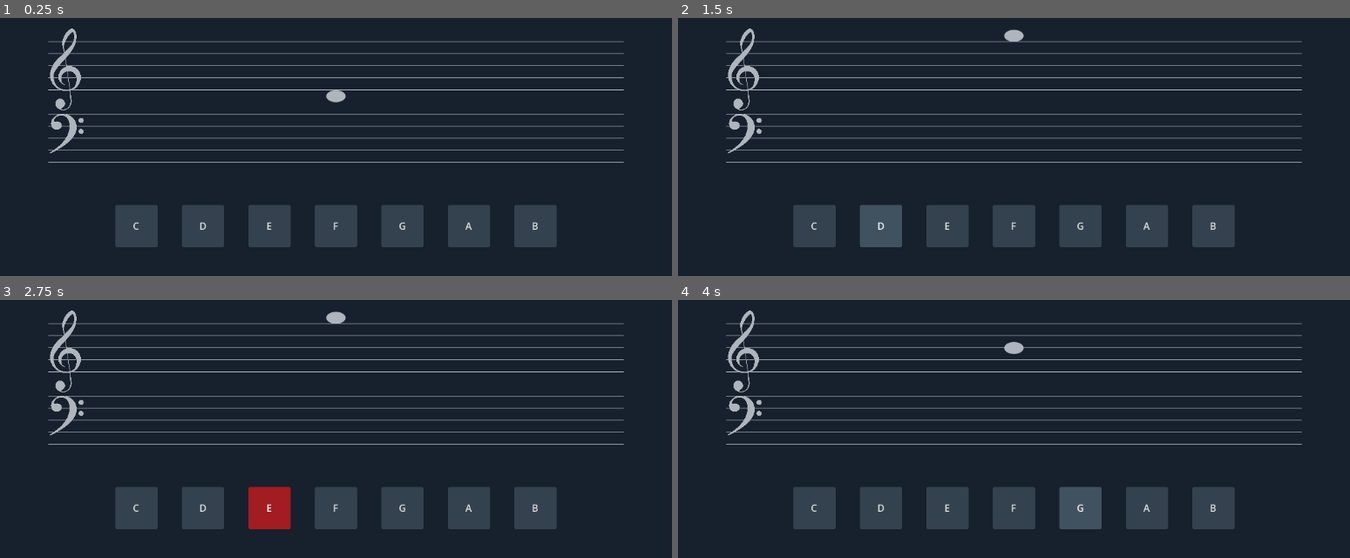
Above: before the commit, frames 1-4 (two rows, left to right).
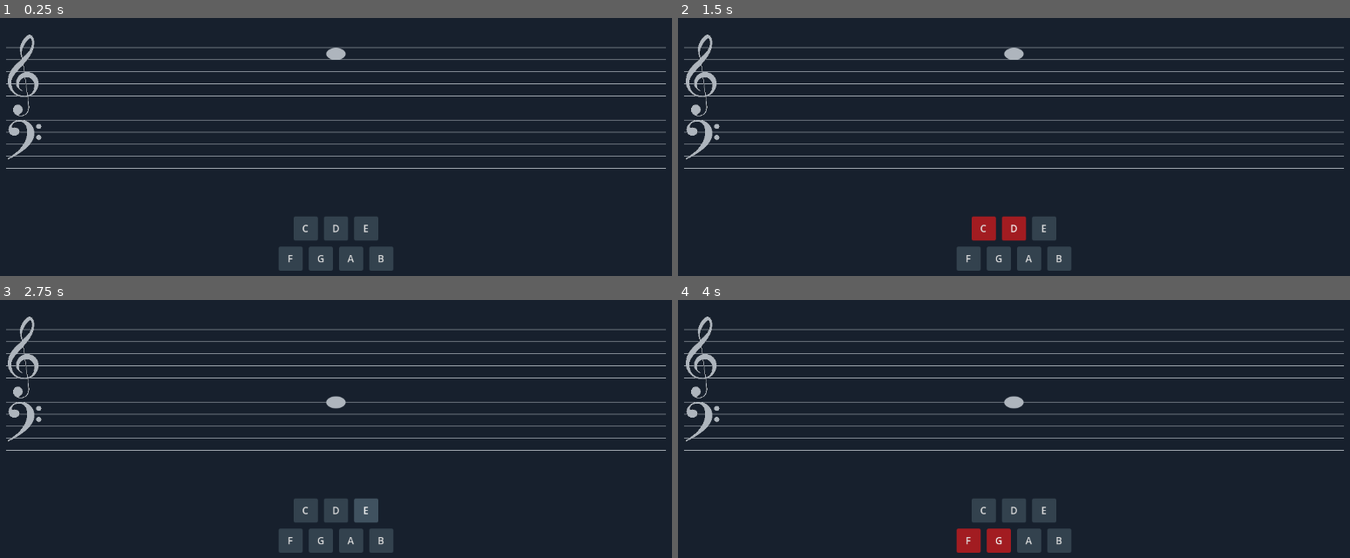
Above: after the commit, the same moments.

Repository: kenny-skaggs/music-theory-practice
Game: Godot game, scene res://note_identification.tscn
Two runs of this game, one before a commit and one after it. Both use one fixed random seed, a clock stepped at 60 frames per second and the inputs below.
Inputs:
- Up to frame 1 (0.25 s): no input
- Up to frame 2 (1.5 s): click "C" at 0.5 s; click "D" at 1.25 s
- Up to frame 3 (2.75 s): click "E" at 2 s
- Up to frame 4 (4 s): click "F" at 2.75 s; click "G" at 3.5 s

The runs differ from the first frame. In frame 1, 18% of the frame differs, in the area x 0-100%, y 4-98%; in frame 2, 18%; in frame 3, 18%; in frame 4, 18%.

Commit message:
ui updates and recompiled engine

Diff:
--- a/common.gd
+++ b/common.gd
@@ -25,3 +25,6 @@
 			notes_by_name[note_name] = new_note
 
 			pitch_index += 1
+
+func is_mobile_system() -> bool:
+	return OS.has_feature('web_android') or OS.has_feature('web_ios')
--- a/note_identification.gd
+++ b/note_identification.gd
@@ -1,12 +1,19 @@
 extends Control
 
-@onready var staff: Staff = $Staff
-@onready var treble_cleff: Node2D = $treble_cleff
-@onready var bass_clef: Node2D = $BassClef
-@onready var note_selection: NoteSelection = $NoteSelection
+const WideScreenBreakpoint := 800
+
+@onready var staff: Staff = $MarginContainer/BoxContainer/Staff
+@onready var treble_cleff: Node2D = $MarginContainer/BoxContainer/treble_cleff
+@onready var bass_clef: Node2D = $MarginContainer/BoxContainer/BassClef
+@onready var note_selection: NoteSelection = $MarginContainer/BoxContainer/NoteSelection
 @onready var background: ColorRect = $background
 
-var note_list := ['C4', 'D4', 'E4', 'F4', 'G4', 'A4', 'B4', 'C5', 'D5', 'E5', 'F5', 'G5', 'A5']
+@onready var box_container: BoxContainer = $MarginContainer/BoxContainer
+
+var note_list := [
+	'E2', 'F2', 'G2', 'A2', 'B2', 'C3', 'D3', 'E3', 'F3', 'G3', 'A3', 'B3',
+	'C4', 'D4', 'E4', 'F4', 'G4', 'A4', 'B4', 'C5', 'D5', 'E5', 'F5', 'G5', 'A5'
+]
 var current_note: Note
 
 
@@ -14,7 +21,15 @@
 	background.color = Common.background_color
 
 	_set_note_position()
+	_position_cleffs()
 
+	if not Common.is_mobile_system():
+		note_selection.size_flags_vertical = Control.SIZE_SHRINK_BEGIN | Control.SIZE_EXPAND
+
+func _set_note_position() -> void:
+	staff.render_note(_select_new_note())
+
+func _position_cleffs() -> void:
 	var g4_position = staff.get_note_position(Common.notes_by_name['G4'])
 	treble_cleff.position = Vector2(
 		staff.position.x,
@@ -25,13 +40,6 @@
 		staff.position.x,
 		staff.position.y + f3_position.y
 	)
-
-func _on_gui_input(event: InputEvent) -> void:
-	if event.is_action_pressed('primary_interact'):
-		_set_note_position()
-
-func _set_note_position() -> void:
-	staff.render_note(_select_new_note())
 
 func _select_new_note() -> Note:
 	var note_name = note_list.pick_random()
@@ -47,3 +55,16 @@
 		_set_note_position()
 	else:
 		note_selection.mark_selection_incorrect(pitch_class)
+
+func _on_resized() -> void:
+	if Common.is_mobile_system() and box_container:
+		var should_show_narrow_layout := size.x <= WideScreenBreakpoint
+		box_container.vertical = should_show_narrow_layout
+		note_selection.vertical = not should_show_narrow_layout
+		if should_show_narrow_layout:
+			note_selection.show_narrow_layout()
+		else:
+			note_selection.show_wide_layout()
+
+	if treble_cleff:
+		_position_cleffs()
--- a/note_identification.tscn
+++ b/note_identification.tscn
@@ -24,30 +24,38 @@
 grow_vertical = 2
 color = Color(0, 0, 0, 1)
 
-[node name="Staff" parent="." unique_id=688604114 instance=ExtResource("2_k117p")]
+[node name="MarginContainer" type="MarginContainer" parent="." unique_id=1610942755]
 layout_mode = 1
-anchors_preset = -1
+anchors_preset = 15
 anchor_right = 1.0
-offset_left = 100.0
-offset_top = 40.0
-offset_right = -100.0
-offset_bottom = 120.0
+anchor_bottom = 1.0
 grow_horizontal = 2
+grow_vertical = 2
+theme_override_constants/margin_left = 30
+theme_override_constants/margin_top = 30
+theme_override_constants/margin_right = 30
+theme_override_constants/margin_bottom = 30
 
-[node name="treble_cleff" parent="." unique_id=342873850 instance=ExtResource("5_ho5vk")]
+[node name="BoxContainer" type="BoxContainer" parent="MarginContainer" unique_id=1255090163]
+layout_mode = 2
+theme_override_constants/separation = 80
+alignment = 1
+vertical = true
 
-[node name="BassClef" parent="." unique_id=604436036 instance=ExtResource("6_lxufx")]
+[node name="Staff" parent="MarginContainer/BoxContainer" unique_id=688604114 instance=ExtResource("2_k117p")]
+layout_mode = 2
+size_flags_horizontal = 3
+size_flags_vertical = 4
 
-[node name="NoteSelection" parent="." unique_id=153440927 instance=ExtResource("6_sedjs")]
-layout_mode = 1
-anchors_preset = 5
-anchor_left = 0.5
-anchor_right = 0.5
-offset_left = -395.0
-offset_top = 314.0
-offset_right = 395.0
-offset_bottom = 378.0
-grow_vertical = 1
+[node name="treble_cleff" parent="MarginContainer/BoxContainer" unique_id=342873850 instance=ExtResource("5_ho5vk")]
+
+[node name="BassClef" parent="MarginContainer/BoxContainer" unique_id=604436036 instance=ExtResource("6_lxufx")]
+
+[node name="NoteSelection" parent="MarginContainer/BoxContainer" unique_id=153440927 instance=ExtResource("6_sedjs")]
+layout_mode = 2
+size_flags_horizontal = 4
+size_flags_vertical = 6
 
 [connection signal="gui_input" from="." to="." method="_on_gui_input"]
-[connection signal="did_select" from="NoteSelection" to="." method="_on_note_selection_did_select"]
+[connection signal="resized" from="." to="." method="_on_resized"]
+[connection signal="did_select" from="MarginContainer/BoxContainer/NoteSelection" to="." method="_on_note_selection_did_select"]
--- a/note_selection.gd
+++ b/note_selection.gd
@@ -1,18 +1,42 @@
-class_name NoteSelection extends Control
+class_name NoteSelection extends FlowContainer
 
 signal did_select(pitch_class: Common.PitchClass)
 
 const WrongSelectionStyle: StyleBox = preload("res://wrong_answer_style.tres")
 
-@onready var button_container: FlowContainer = $button_container
-@onready var c_button: Button = $button_container/c_button
-@onready var d_button: Button = $button_container/d_button
-@onready var e_button: Button = $button_container/e_button
-@onready var f_button: Button = $button_container/f_button
-@onready var g_button: Button = $button_container/g_button
-@onready var a_button: Button = $button_container/a_button
-@onready var b_button: Button = $button_container/b_button
+const MobileButtonSeperation := 40
+const DesktopButtonSeperation := 10
 
+@onready var group_1: FlowContainer = $group_1
+@onready var group_2: FlowContainer = $group_2
+
+@onready var c_button: Button = $group_1/c_button
+@onready var d_button: Button = $group_1/d_button
+@onready var e_button: Button = $group_1/e_button
+@onready var f_button: Button = $group_2/f_button
+@onready var g_button: Button = $group_2/g_button
+@onready var a_button: Button = $group_2/a_button
+@onready var b_button: Button = $group_2/b_button
+
+
+func _ready() -> void:
+	for container: FlowContainer in [self, group_1, group_2]:
+		container.add_theme_constant_override(
+			'h_separation',
+			MobileButtonSeperation if Common.is_mobile_system() else DesktopButtonSeperation
+		)
+		container.add_theme_constant_override(
+			'v_separation',
+			MobileButtonSeperation if Common.is_mobile_system() else DesktopButtonSeperation
+		)
+
+func show_narrow_layout() -> void:
+	group_1.vertical = true
+	group_2.vertical = true
+
+func show_wide_layout() -> void:
+	group_1.vertical = false
+	group_2.vertical = false
 
 func mark_selection_incorrect(pitch_class: Common.PitchClass) -> void:
 	var button: Button
@@ -35,7 +59,9 @@
 	_set_incorrect_style(button)
 
 func clear_incorrect_answers() -> void:
-	for button in button_container.get_children():
+	for button in [
+		c_button, d_button, e_button, f_button, g_button, a_button, b_button
+	]:
 		_clear_style(button)
 
 func _on_button_pressed(pitch_class: Common.PitchClass) -> void:
--- a/note_selection.tscn
+++ b/note_selection.tscn
@@ -3,19 +3,7 @@
 [ext_resource type="Script" uid="uid://cqv4vggjvweuw" path="res://note_selection.gd" id="1_n47ol"]
 [ext_resource type="PackedScene" uid="uid://bsgjhp1vc0b5l" path="res://selection_button.tscn" id="2_g24y7"]
 
-[node name="NoteSelection" type="Control" unique_id=153440927]
-layout_mode = 3
-anchors_preset = 0
-offset_left = -300.0
-offset_top = -50.0
-offset_right = 300.0
-offset_bottom = 50.0
-grow_horizontal = 2
-grow_vertical = 2
-script = ExtResource("1_n47ol")
-
-[node name="button_container" type="FlowContainer" parent="." unique_id=59460488]
-layout_mode = 1
+[node name="NoteSelection" type="FlowContainer" unique_id=185700045]
 anchors_preset = 15
 anchor_right = 1.0
 anchor_bottom = 1.0
@@ -24,44 +12,54 @@
 theme_override_constants/h_separation = 40
 theme_override_constants/v_separation = 40
 alignment = 1
+script = ExtResource("1_n47ol")
 
-[node name="c_button" parent="button_container" unique_id=1760167472 instance=ExtResource("2_g24y7")]
+[node name="group_1" type="FlowContainer" parent="." unique_id=788577260]
+layout_mode = 2
+vertical = true
+
+[node name="c_button" parent="group_1" unique_id=1760167472 instance=ExtResource("2_g24y7")]
 layout_mode = 2
 
-[node name="d_button" parent="button_container" unique_id=1424254076 instance=ExtResource("2_g24y7")]
+[node name="d_button" parent="group_1" unique_id=1424254076 instance=ExtResource("2_g24y7")]
 layout_mode = 2
 text = "D"
 pitch_class = 1
 
-[node name="e_button" parent="button_container" unique_id=435178177 instance=ExtResource("2_g24y7")]
+[node name="e_button" parent="group_1" unique_id=435178177 instance=ExtResource("2_g24y7")]
 layout_mode = 2
 text = "E"
 pitch_class = 2
 
-[node name="f_button" parent="button_container" unique_id=1019016903 instance=ExtResource("2_g24y7")]
+[node name="group_2" type="FlowContainer" parent="." unique_id=1217799801]
+layout_mode = 2
+vertical = true
+
+[node name="f_button" parent="group_2" unique_id=1019016903 instance=ExtResource("2_g24y7")]
 layout_mode = 2
 text = "F"
 pitch_class = 3
 
-[node name="g_button" parent="button_container" unique_id=1964283704 instance=ExtResource("2_g24y7")]
+[node name="g_button" parent="group_2" unique_id=1964283704 instance=ExtResource("2_g24y7")]
 layout_mode = 2
 text = "G"
 pitch_class = 4
 
-[node name="a_button" parent="button_container" unique_id=879296009 instance=ExtResource("2_g24y7")]
+[node name="a_button" parent="group_2" unique_id=879296009 instance=ExtResource("2_g24y7")]
 layout_mode = 2
 text = "A"
 pitch_class = 5
 
-[node name="b_button" parent="button_container" unique_id=643134732 instance=ExtResource("2_g24y7")]
+[node name="b_button" parent="group_2" unique_id=643134732 instance=ExtResource("2_g24y7")]
 layout_mode = 2
 text = "B"
 pitch_class = 6
 
-[connection signal="did_select" from="button_container/c_button" to="." method="_on_button_pressed"]
-[connection signal="did_select" from="button_container/d_button" to="." method="_on_button_pressed"]
-[connection signal="did_select" from="button_container/e_button" to="." method="_on_button_pressed"]
-[connection signal="did_select" from="button_container/f_button" to="." method="_on_button_pressed"]
-[connection signal="did_select" from="button_container/g_button" to="." method="_on_button_pressed"]
-[connection signal="did_select" from="button_container/a_button" to="." method="_on_button_pressed"]
-[connection signal="did_select" from="button_container/b_button" to="." method="_on_button_pressed"]
+[connection signal="resized" from="." to="." method="_on_resized"]
+[connection signal="did_select" from="group_1/c_button" to="." method="_on_button_pressed"]
+[connection signal="did_select" from="group_1/d_button" to="." method="_on_button_pressed"]
+[connection signal="did_select" from="group_1/e_button" to="." method="_on_button_pressed"]
+[connection signal="did_select" from="group_2/f_button" to="." method="_on_button_pressed"]
+[connection signal="did_select" from="group_2/g_button" to="." method="_on_button_pressed"]
+[connection signal="did_select" from="group_2/a_button" to="." method="_on_button_pressed"]
+[connection signal="did_select" from="group_2/b_button" to="." method="_on_button_pressed"]
--- a/selection_button.gd
+++ b/selection_button.gd
@@ -14,5 +14,8 @@
 	text = Common.PitchClass.keys()[pitch_class]
 	pressed.connect(_on_pressed)
 
+	if not Common.is_mobile_system():
+		custom_minimum_size = Vector2(40, 40)
+
 func _on_pressed() -> void:
 	did_select.emit(pitch_class)
--- a/staff.gd
+++ b/staff.gd
@@ -2,10 +2,15 @@
 class_name Staff extends Control
 
 @onready var note_display: Node2D = $Note
+@onready var ledger_line: ColorRect = $Note/ledger_line
 @onready var lines: Node2D = $"lines"
+
+const TopMargin := 0.0
 
 var LineSpacing: float = 20.0
 var LineHeight: float = 1.0
+
+var notes_needing_ledger_lines: Array[String] = ['C4', 'E2', 'A5']
 
 
 func _ready() -> void:
@@ -14,21 +19,26 @@
 			continue
 
 		var line = _build_staff_line()
-		line.position = Vector2(0, i * LineSpacing)
+		line.position = Vector2(0, (i + 1) * LineSpacing + TopMargin)
 		lines.add_child(line)
 
+	ledger_line.color = Common.foreground_color
 	_center_note_display.call_deferred()
 
 func render_note(note: Note) -> void:
 	note_display.position = get_note_position(note)
 	note_display.position.y += 1
 	note_display.visible = true
+	ledger_line.visible = note.note_name in notes_needing_ledger_lines
 
 func get_note_position(note: Note) -> Vector2:
 	var top_c2_offset := _get_top_line_offset_from_c2()
 	var position_from_top := top_c2_offset - note.offset_from_c2
 
-	return Vector2(size.x / 2.0, position_from_top * LineSpacing / 2.0)
+	return Vector2(
+		size.x / 2.0,
+		(position_from_top + 2) * LineSpacing / 2.0 + TopMargin
+	)
 
 func _get_top_line_offset_from_c2() -> int:
 	return 24
--- a/staff.tscn
+++ b/staff.tscn
@@ -4,7 +4,7 @@
 [ext_resource type="PackedScene" uid="uid://cex1qu8mki1c3" path="res://note.tscn" id="2_ycvyx"]
 
 [node name="Staff" type="Control" unique_id=688604114]
-custom_minimum_size = Vector2(0, 80)
+custom_minimum_size = Vector2(0, 220)
 layout_mode = 3
 anchors_preset = 0
 offset_right = 193.0
@@ -17,4 +17,17 @@
 visible = false
 position = Vector2(96.5, 0)
 
+[node name="ledger_line" type="ColorRect" parent="Note" unique_id=405661619]
+visible = false
+anchors_preset = -1
+anchor_left = 0.5
+anchor_top = 0.5
+anchor_right = 0.5
+anchor_bottom = 0.5
+offset_left = -30.0
+offset_top = -1.0
+offset_right = 30.0
+grow_horizontal = 2
+grow_vertical = 2
+
 [connection signal="resized" from="." to="." method="_on_resized"]
Not shown, changed: export_presets.cfg
Not shown, changed: build/index.html
Not shown, changed: build/index.js
Not shown, changed: build/index.pck
Not shown, changed: build/index.service.worker.js
Not shown, changed: build/index.side.wasm
Not shown, changed: build/index.wasm
